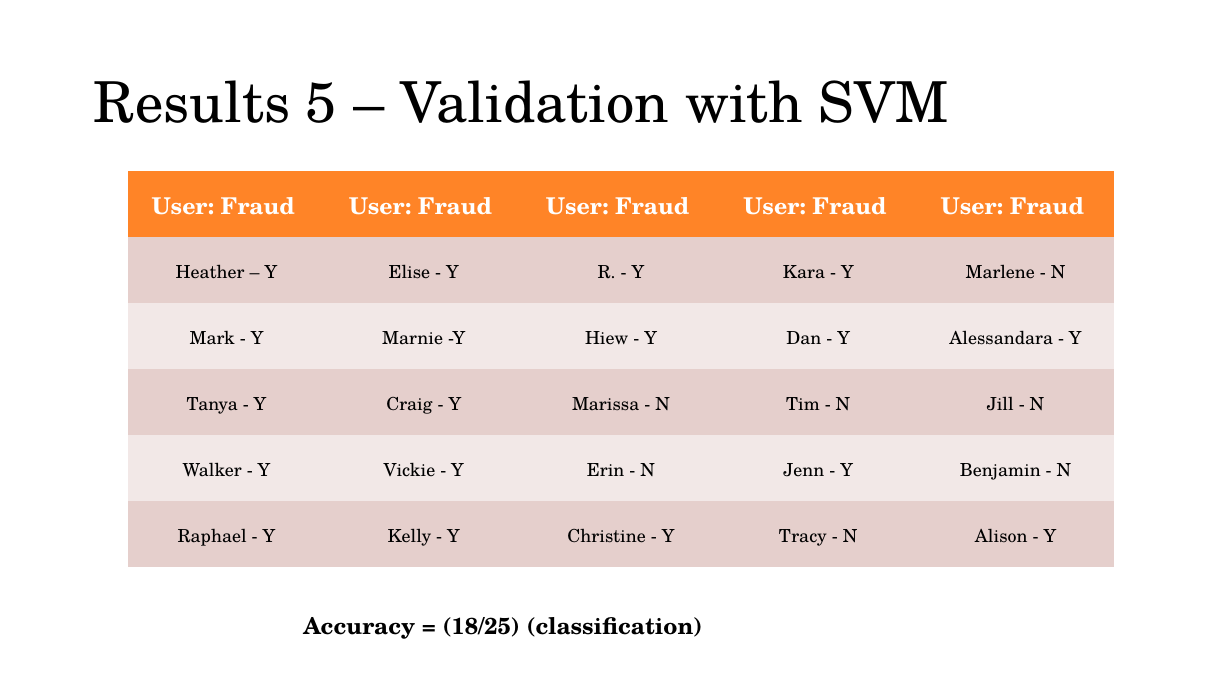
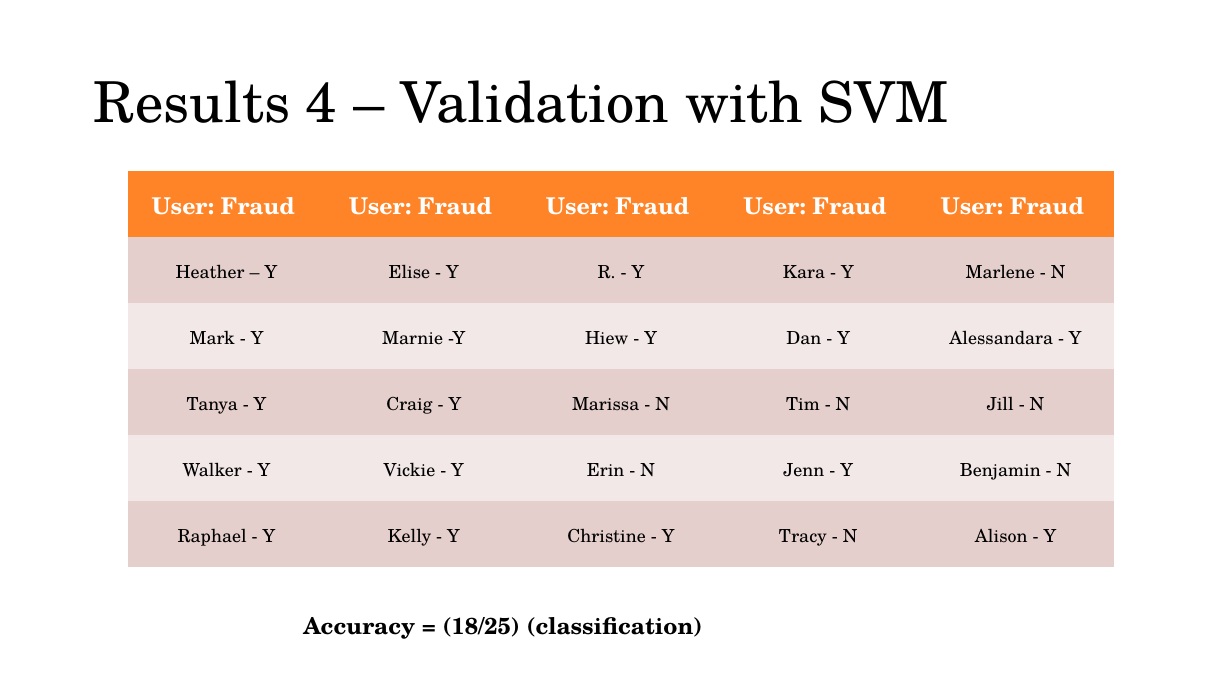
Before and after one commit to rkumar2468/Mining, a slide deck: slide 14 of Documents/Presentation/Course591-Final-Presentation.pptx (slide 17 before the commit). Drawn at 1232x693 pixels with LibreOffice and Linux fonts; fonts in the diff are those of the drawing. Boxes give left, top, right and bottom in pixels: in the first picture for what was removed or moved away, otherwise in the second. Text is boxed around its words. In the diff, an @@ line names an element or a change of style, - is before the commit and + after.

```diff
--- a/Documents/Presentation/Course591-Final-Presentation.pptx
+++ b/Documents/Presentation/Course591-Final-Presentation.pptx
@@ title at (x1=94, y1=80, x2=949, y2=123): text changed @@
-Results 5 – Validation with SVM
+Results 4 – Validation with SVM
```
Also in this commit, not shown: 6 other slides changed, 3 slides removed.
